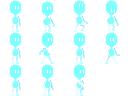
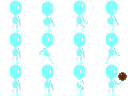
Comparing the layer stacks of the two 128 x 96 images. Changes:
added layer "Use Orb" over [105, 64, 127, 96]
